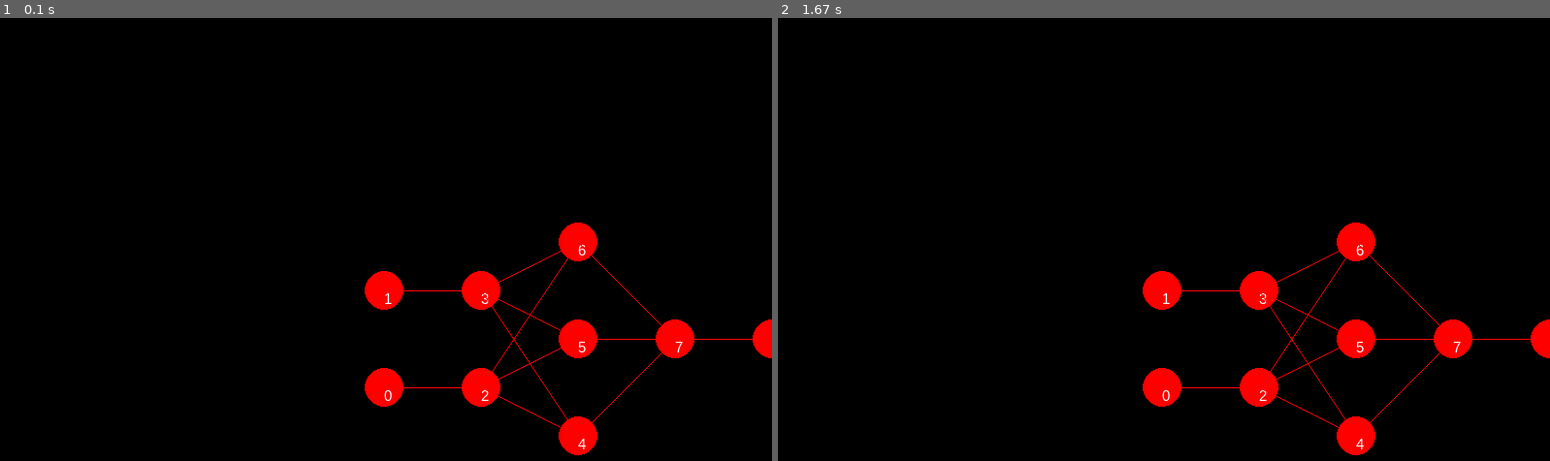
Above: before the commit, frames 1-2 (left to right).
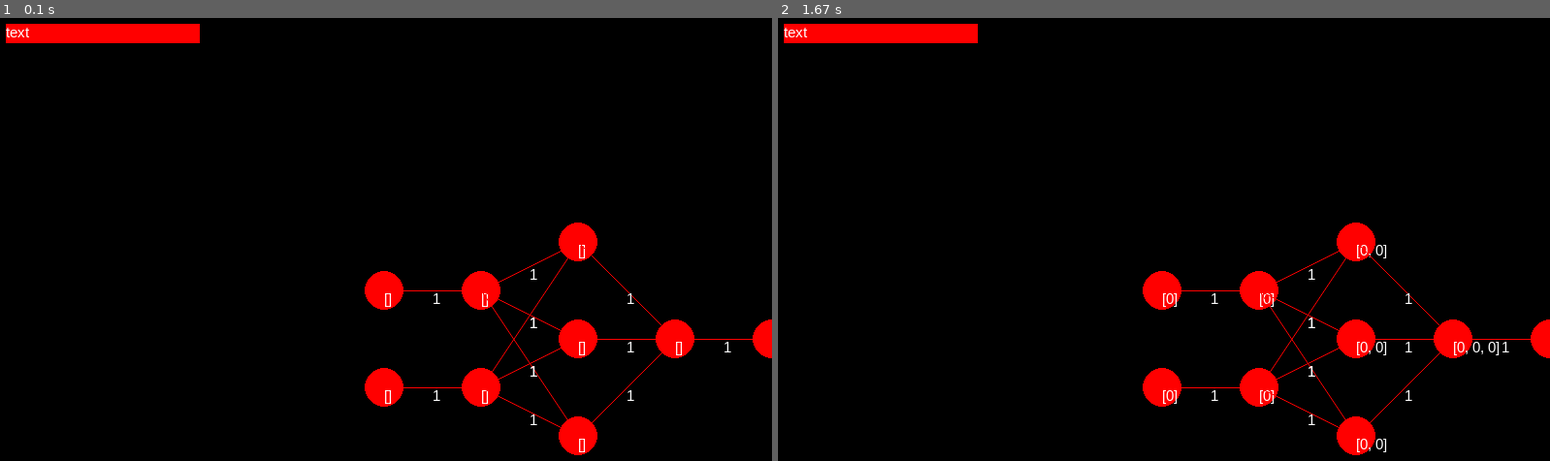
Above: after the commit, the same moments.

Repository: FlorianGelb/2020_INF_Projekt_NN_Vis
Game: pygame game, started from src/exp_pygame/test.py
The game is run twice, just before and just after one commit, with the same random seed, the same clock (stepped at 60 frames per second) and the same inputs.
Inputs (mouse positions are in pixels of both pictures, inside the frame that each line leads up to):
- Up to frame 1 (0.1 s): no input
- Up to frame 2 (1.67 s): click (878, 35) at 0.38 s, where only the run after the commit has a clickable "text"

The runs differ from the first frame. In frame 1, 1.3% of the frame differs, in the area x 0-95%, y 1-99%; in frame 2, 1.5%.

Commit message:
Finaly switching to pygame, inputanimation works, button is implemented

Diff:
--- /dev/null
+++ b/src/exp_pygame/Button.py
@@ -0,0 +1,27 @@
+import pygame
+
+
+class Button:
+    def __init__(self, pos,text,size, color):
+        self.x, self.y = pos
+        self.size_x, self.size_y = size
+        self.text = text
+        self.c = color
+
+    def draw(self, win):
+        pygame.draw.rect(win, self.c, (self.x, self.y, self.size_x, self.size_y))
+        font = pygame.font.SysFont("Arial", 15)
+        text = font.render(self.text, True, (255, 255, 255))
+        win.blit(text, (self.x, self.y))
+
+    def get_x(self):
+        return self.x
+
+    def get_y(self):
+        return self.y
+
+    def get_colliding_x(self):
+        return self.x + self.size_x
+
+    def get_colliding_y(self):
+        return self.y + self.size_y
--- a/src/exp_pygame/Connector.py
+++ b/src/exp_pygame/Connector.py
@@ -2,13 +2,21 @@
 
 class Connector:
 
-    def __init__(self, start, end, c):
+    def __init__(self, start, end, c, text):
         self.start = start
         self.end = end
         self.color = c
+        self.text = text
+        x_start, y_start = self.start
+        x_end, y_end = self.end
+        self.x = int((x_start + x_end) / 2)
+        self.y = int((y_start + y_end) / 2)
 
     def draw(self, win):
         pygame.draw.aaline(win, self.color, self.start, self.end)
+        font = pygame.font.SysFont("Arial", 15)
+        text = font.render(self.text, True, (255, 255, 255))
+        win.blit(text, (self.x, self.y))
 
     def set_start(self, start):
         self.start = start
--- a/src/exp_pygame/Neuron.py
+++ b/src/exp_pygame/Neuron.py
@@ -12,7 +12,6 @@
         self.y = y
         self.text = text
         self.c = c
-        self.image = pygame.image.load("Images/Circle.png")
 
     def draw(self, win):
         pygame.draw.circle(win, self.c, (self.x, self.y), 20)
--- a/src/exp_pygame/test.py
+++ b/src/exp_pygame/test.py
@@ -2,66 +2,155 @@
 import src.NN.MultilayerPerceptron as MLP
 import src.exp_pygame.Neuron as Neuron
 import src.exp_pygame.Connector as Connector
+import src.exp_pygame.Button as Button
 
 
 class Visualizer(MLP.Multilayerperceptron):
     def __init__(self, n, eta, layers, height, width):
         MLP.Multilayerperceptron.__init__(self, n, eta, layers)
         pygame.init()
+        self.clock = pygame.time.Clock()
         self.height = height
         self.width = width
         self.win = pygame.display.set_mode((self.width, self.height), pygame.RESIZABLE)
         self.viz_neurons = []
         self.connections = []
-        self.draw()
         self.update_loop()
-
 
     def update_loop(self):
         window = True
         while window:
             for event in pygame.event.get():
+                mx, my = pygame.mouse.get_pos()
+
                 if event.type == pygame.QUIT:
                     window = False
                     pygame.display.quit()
+                    exit(0)
                 if event.type == pygame.VIDEORESIZE:
                     self.width = event.w
                     self.height = event.h
-                    self.win = pygame.display.set_mode((self.width, self.height), pygame.RESIZABLE)
-                    self.draw()
-            pygame.display.update()
+                if event.type == pygame.MOUSEBUTTONDOWN:
+                    if mx > self.button.get_x() and mx < self.button.get_colliding_x() and my > self.button.get_y() and my < self.button.get_colliding_y():
+                        self.train({1: [(1, 1), (1, 0), (0, 1)], 0: [(0, 0)]}, 1)
 
-    def draw(self):
+            self.update_nn()
+
+    def create(self):
+        self.create_nn()
+        self.create_UI()
+
+    def create_UI(self):
+        self.button = Button.Button((10, 25), "text", (200,20), (255,0,0))
+        self.button.draw(self.win)
+
+
+    def create_nn(self):
         x_off = 100
         y_off = 100
 
-        for key in list(self.neurons.keys()):
-            for neuron in self.neurons[key]:
-                index = self.neurons[key].index(neuron)
-                pos = (len(self.neurons[key]) / 2) * x_off
-                x = int((self.width / 2) + (key * x_off))
-                y = int((self.height / 2) + (pos - index * y_off))
-                self.viz_neurons.append(Neuron.Neuron(x, y, str(neuron.get_id()), (255, 0, 0)))
+        if True:# len(self.viz_neurons) == 0:# and len(self.connections) == 0:
+            for key in list(self.neurons.keys()):
+                for neuron in self.neurons[key]:
+                    index = self.neurons[key].index(neuron)
+                    pos = (len(self.neurons[key]) / 2) * x_off
+                    x = int((self.width / 2) + (key * x_off))
+                    y = int((self.height / 2) + (pos - index * y_off))
+                    self.viz_neurons.append(Neuron.Neuron(x, y, str(neuron.input), (255, 0, 0)))
 
+            for key in list(self.neurons.keys()):
+                for neuron in self.neurons[key]:
+                    for cnt in neuron.get_input_cnts():
+                        if cnt.get_input_neuron() is not None and cnt.get_output() is not None:
+                            for n in self.viz_neurons:
+                                if cnt.get_output().n_id == n.get_id():
+                                    end = (n.get_x(), n.get_y())
+                                if cnt.get_input_neuron().n_id == n.get_id():
+                                    start = (n.get_x(), n.get_y())
+                            self.connections.append(Connector.Connector(start, end, (255, 0, 0), str(cnt.get_weight())))
+
+    def draw(self):
         for neuron in self.viz_neurons:
             neuron.draw(self.win)
-
-        for key in list(self.neurons.keys()):
-            for neuron in self.neurons[key]:
-                for cnt in neuron.get_input_cnts():
-                    if cnt.get_input_neuron() is not None and cnt.get_output() is not None:
-                        for n in self.viz_neurons:
-                            if cnt.get_output().n_id == n.get_id():
-                                end = (n.get_x(), n.get_y())
-                            if cnt.get_input_neuron().n_id == n.get_id():
-                                start = (n.get_x(), n.get_y())
-                        self.connections.append(Connector.Connector(start, end, (255,0,0)))
 
         for c in self.connections:
             c.draw(self.win)
 
+    def update_nn(self):
+        self.win = pygame.display.set_mode((self.width, self.height), pygame.RESIZABLE)
+        self.viz_neurons = []
+        Neuron.Neuron.id = 0
+        self.connections = []
+        self.create()
+        self.draw()
+
+        pygame.display.update()
+
+    def pass_values(self, train_dict):
+        output_total = []
+        expected_output = []
+
+        for key in train_dict.keys():
+            for value in train_dict[key]:
+
+                '''
+                Distrubutes all input values to input nodes
+                '''
+                for n in range(len(self.neurons[0])):
+                    neuron = self.neurons[0][n]
+                    neuron.clear_input()
+                    neuron.set_input(value[n])
+                    for connection in neuron.get_output_cnts():
+                        connection.set_input_value(value[n])
+
+                    self.update_nn()
+                neuron_key_list = list(self.neurons.keys())[1:]
+
+                for neuron_key in neuron_key_list:
+                    if neuron_key == neuron_key_list[-1]:
+                        for output_neuron in self.neurons[neuron_key]:
+                            output_neuron.fetch_input()
+                            for output in output_neuron.input:
+                                output_total.append(output)
+                                expected_output.append(key)
+                        break
+
+                    else:
+                        for neuron in self.neurons[neuron_key]:
+                            neuron.fetch_input()
+
+                            for output_connections in neuron.get_output_cnts():
+                                output_connections.set_input_value(neuron.generate_output())
+                self.update_nn()
+
+        return output_total, expected_output
+
+    def calculate_total_error(self, output, expected_output):
+        total_output_error = []
+        for (o, k) in zip(output, expected_output):
+            total_output_error.append(o - k)
+        return total_output_error
 
 
+    def back_propagation(self, total_error, output):
+        key_list = list(self.neurons.keys())
+        key_list.reverse()
+        for (o, e) in zip(output, total_error):
+            for key in key_list:
+                for neuron in self.neurons[key]:
+                    if key == key_list[0]:
+                        neuron.e = neuron.activation_function_derivatives(neuron.scalar_product()) * e
+
+                    for input in neuron.get_input_cnts():
+                        neuron2 = input.get_input_neuron()
+                        neuron2.e += neuron.e * input.get_weight() * neuron2.activation_function_derivatives(
+                            neuron2.scalar_product())
+
+    def train(self, train_dict, alpha):
+        output, expceted_output = self.pass_values(train_dict)
+        total_error = self.calculate_total_error(output, expceted_output)
+        self.back_propagation(total_error, output)
+        quadratic_error = 0.5 * (sum(total_error) ** 2)
 
 
 
